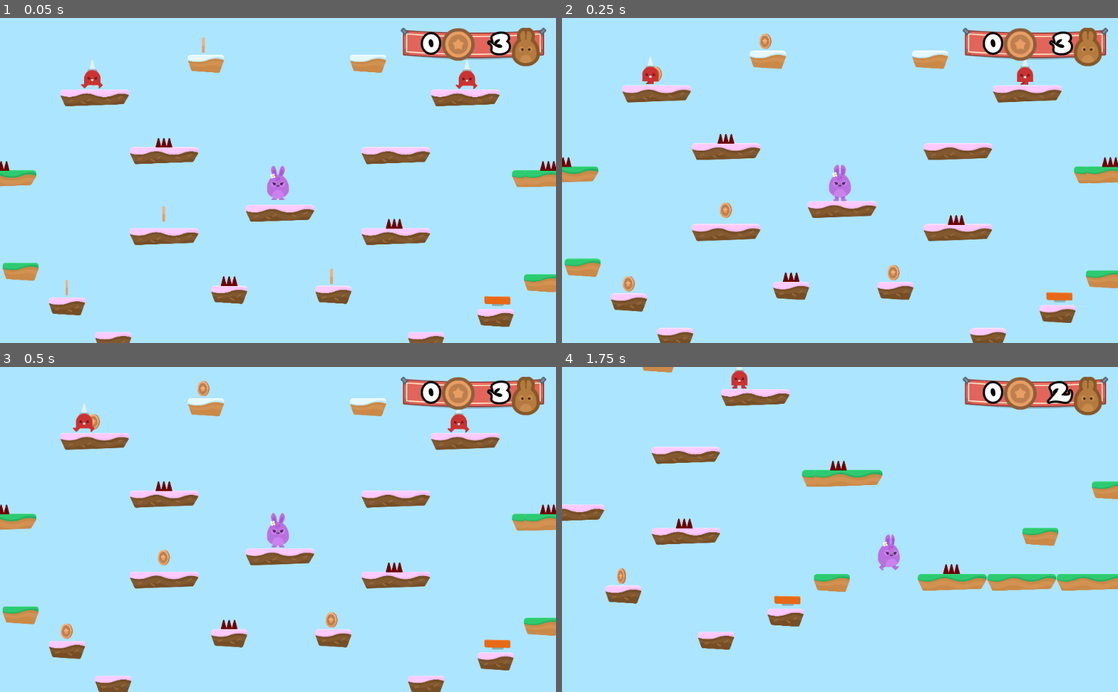
Above: before the commit, frames 1-4 (two rows, left to right).
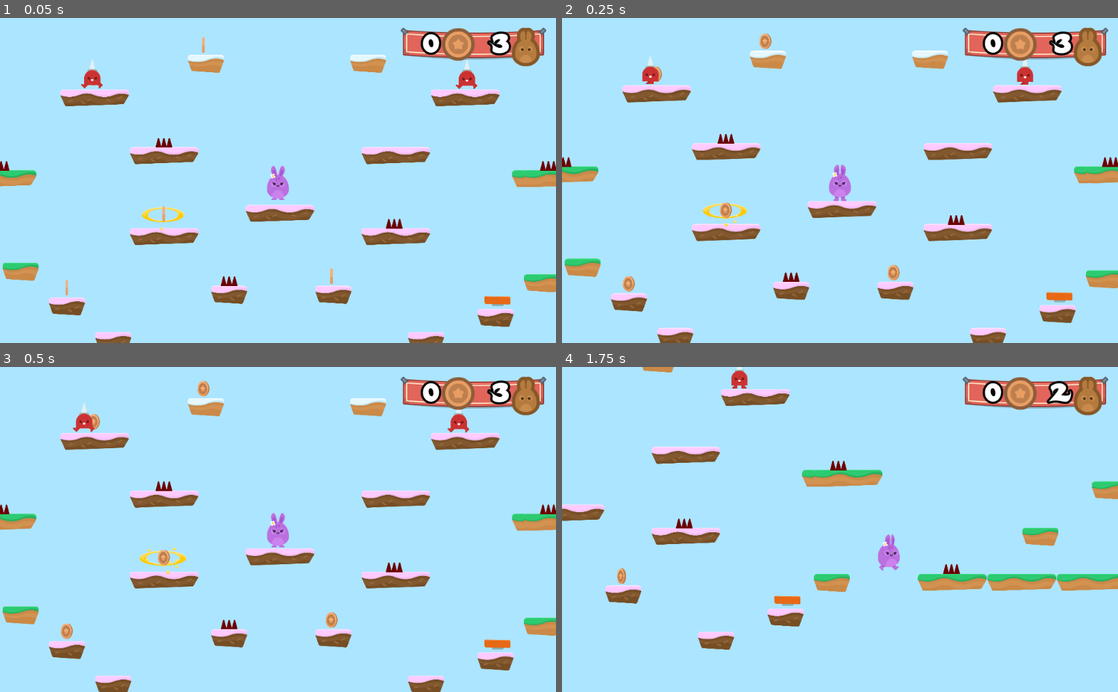
Above: after the commit, the same moments.

Repository: alexandrepeluchi/godot-udemy
Game: Godot game, scene res://Levels/Level1.tscn
Same seed, same stepped clock (60 frames per second), same inputs: the game is played once before the commit and once after it.
Inputs:
- Up to frame 1 (0.05 s): no input
- Up to frame 2 (0.25 s): no input
- Up to frame 3 (0.5 s): no input
- Up to frame 4 (1.75 s): hold D (right) from 0.53 s (still down); tap W (jump) at 0.77, 1.52 s

The runs differ from the first frame. In frame 1, 0.1% of the frame differs, in the area x 25-34%, y 58-66%; in frame 2, 0.1%; in frame 3, 0.2%, in the area x 25-34%, y 55-64%; in frame 4, nothing differs.

Commit message:
Adicionado portal ao mapa

Diff:
--- a/Hoppy Days/Levels/Level1.tscn
+++ b/Hoppy Days/Levels/Level1.tscn
@@ -10,6 +10,7 @@
 [ext_resource path="res://Items/Coin.tscn" type="PackedScene" id=8]
 [ext_resource path="res://NPCs/Spikeman.tscn" type="PackedScene" id=9]
 [ext_resource path="res://NPCs/Cloud.tscn" type="PackedScene" id=10]
+[ext_resource path="res://Items/Portal.tscn" type="PackedScene" id=11]
 
 [node name="Level1" type="Node2D"]
 script = ExtResource( 6 )
@@ -128,3 +129,6 @@
 
 [node name="Cloud" parent="NPCs" instance=ExtResource( 10 )]
 position = Vector2( 555.591, -1254.05 )
+
+[node name="Portal" parent="." instance=ExtResource( 11 )]
+position = Vector2( -136.517, 438.123 )
Not shown: 1 places in Hoppy Days/Levels/Level1.tscn that only renumber resources
